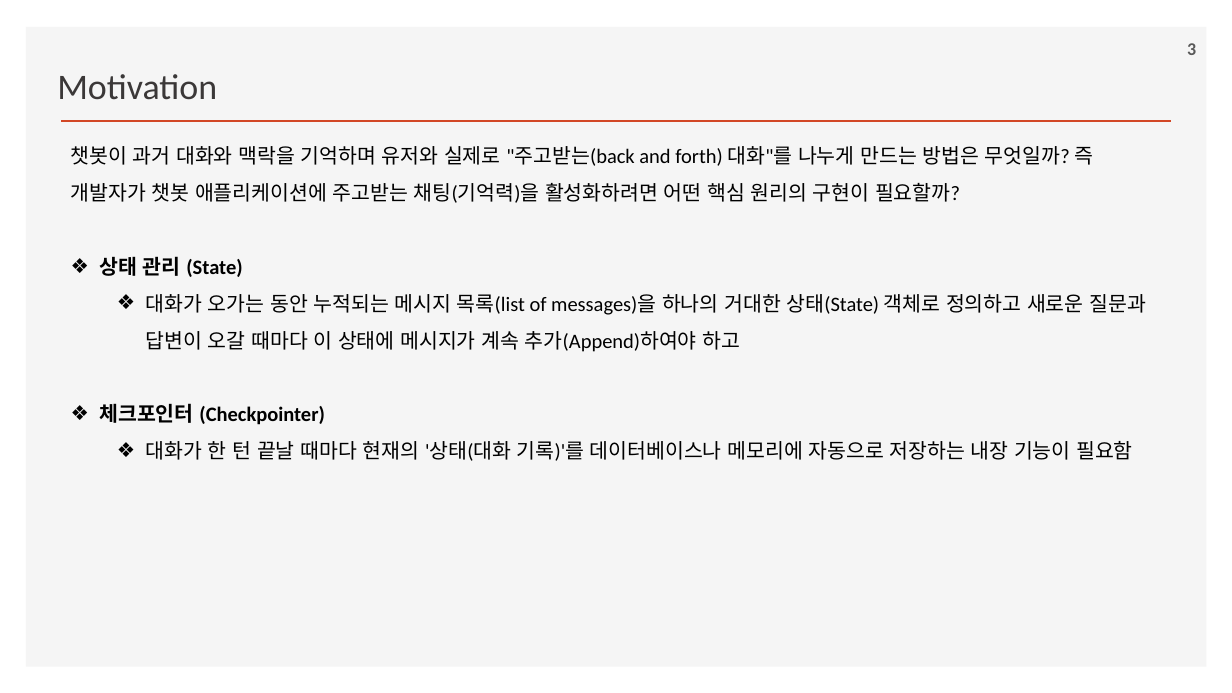
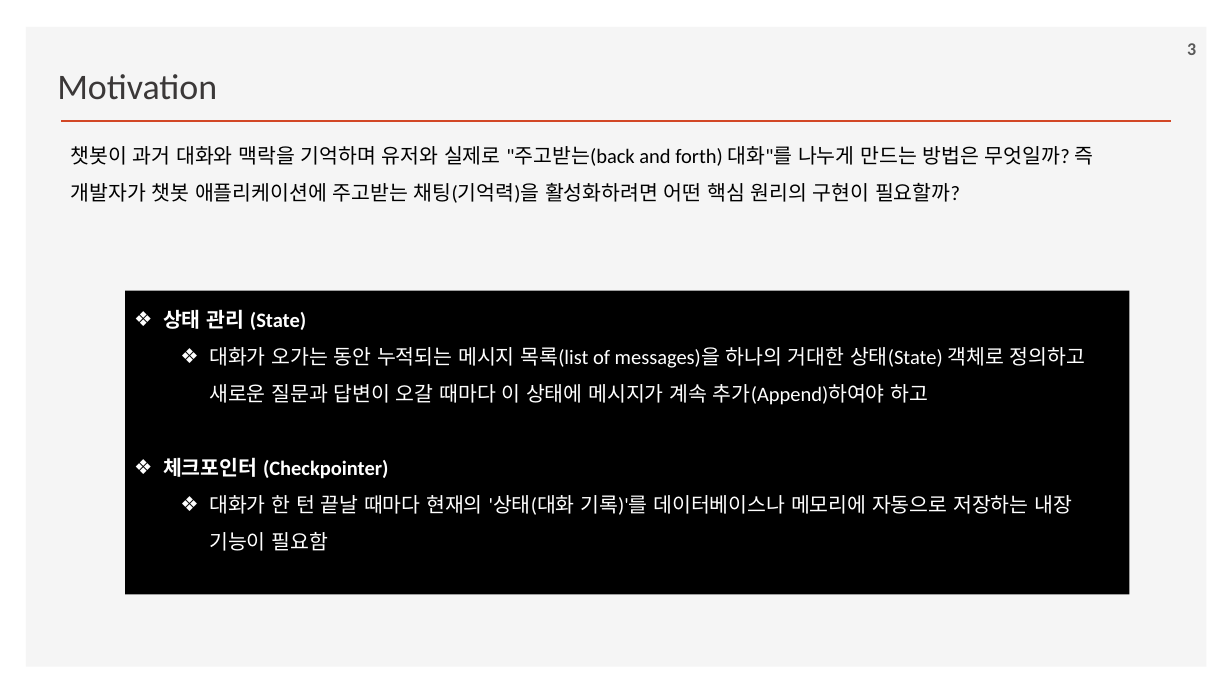
Before and after one commit to ancestor9/2026_Fall_Learning-Langchain-AI-Agent, a slide deck: slide 3 of ppts/CHAPTER 4 Using LangGraph to Add Memory to Your Chatbot.pptx. Drawn at 1232x693 pixels with LibreOffice and Linux fonts; fonts in the diff are those of the drawing; background and template pictures are left out. Boxes give left, top, right and bottom in pixels: in the first picture for what was removed or moved away, otherwise in the second. Text is boxed around its words. In the diff, an @@ line names an element or a change of style, - is before the commit and + after.

```diff
--- a/ppts/CHAPTER 4 Using LangGraph to Add Memory to Your Chatbot.pptx
+++ b/ppts/CHAPTER 4 Using LangGraph to Add Memory to Your Chatbot.pptx
@@ text at (x1=100, y1=256, x2=1146, y2=461): paragraphs removed @@
-❖ 상태 관리 (State)
-  ❖ 대화가 오가는 동안 누적되는 메시지 목록(list of messages)을 하나의 거대한 상태(State) 객체로 정의하고 새로운 질문과 답변이 오갈 때마다 이 상태에 메시지가 계속 추가(Append)하여야 하고
-❖ 체크포인터 (Checkpointer)
-  ❖ 대화가 한 턴 끝날 때마다 현재의 '상태(대화 기록)'를 데이터베이스나 메모리에 자동으로 저장하는 내장 기능이 필요함
@@ rectangle added at (x1=125, y1=291, x2=1129, y2=595), fill #000000, 16 pt, text #FFFFFF @@
+❖ 상태 관리 (State)
+  ❖ 대화가 오가는 동안 누적되는 메시지 목록(list of messages)을 하나의 거대한 상태(State) 객체로 정의하고 새로운 질문과 답변이 오갈 때마다 이 상태에 메시지가 계속 추가(Append)하여야 하고
+❖ 체크포인터 (Checkpointer)
+  ❖ 대화가 한 턴 끝날 때마다 현재의 '상태(대화 기록)'를 데이터베이스나 메모리에 자동으로 저장하는 내장 기능이 필요함
```
Also in this commit, not shown: 10 other slides changed, 1 slide added, 1 slide removed.
